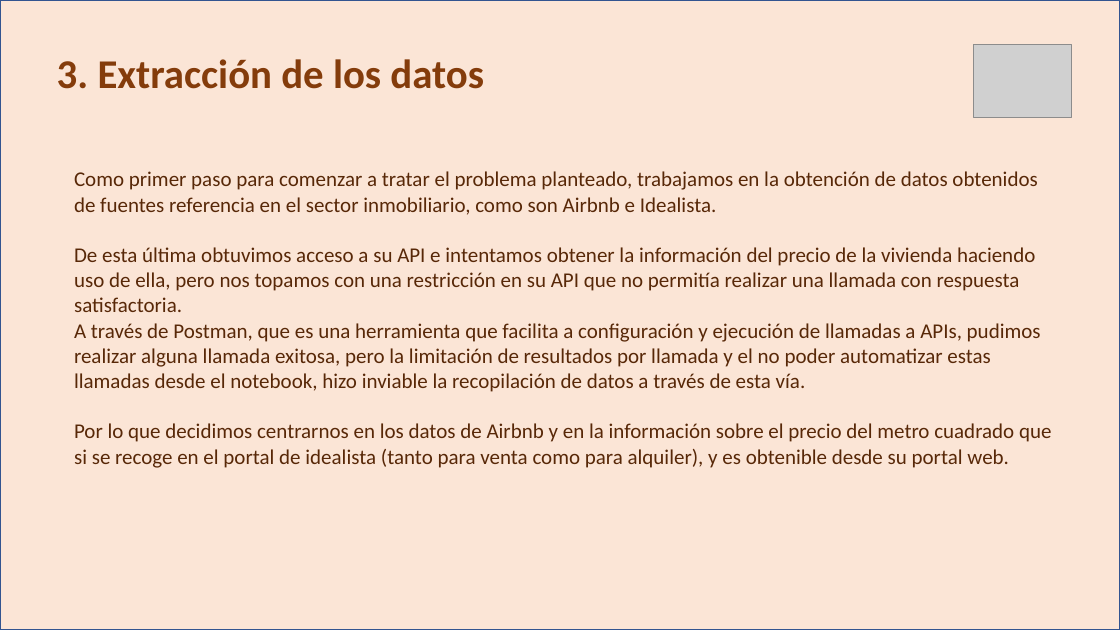
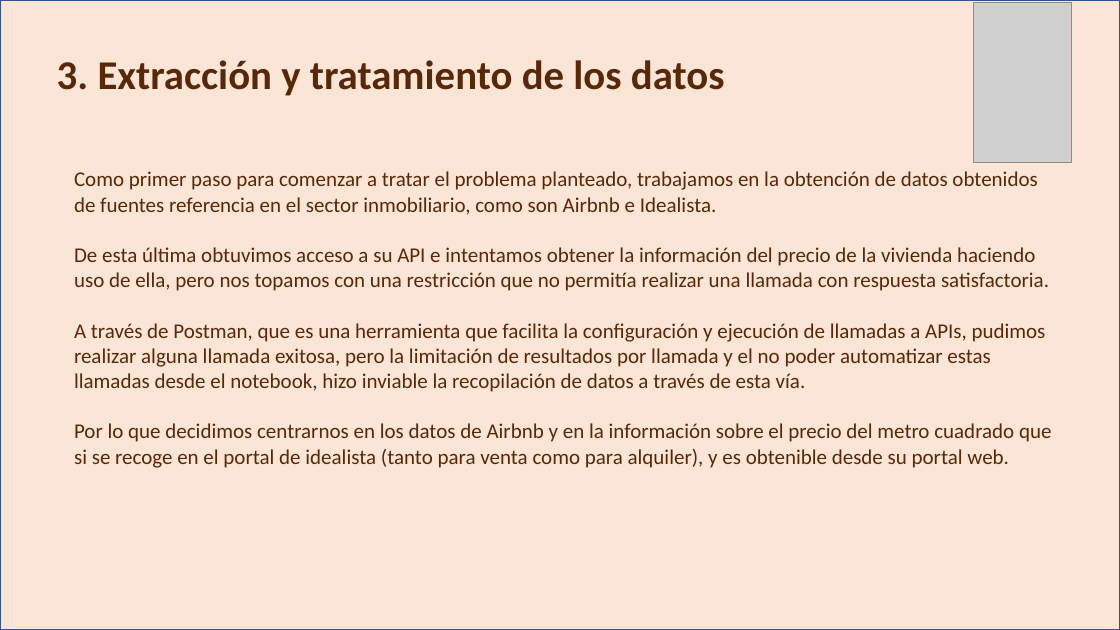
Before and after one commit to JavierPasAg/EDA_Tematica_del_proyecto, a slide deck: slide 5 of PPT.pptx. Drawn at 1120x630 pixels with LibreOffice and Linux fonts; fonts in the diff are those of the drawing; grey boxes stand for pictures. Boxes give left, top, right and bottom in pixels: in the first picture for what was removed or moved away, otherwise in the second. Text is boxed around its words. In the diff, an @@ line names an element or a change of style, - is before the commit and + after.

Commit message:
09/01

```diff
--- a/PPT.pptx
+++ b/PPT.pptx
@@ picture added at bbox=[974, 3, 1071, 162] @@
@@ picture removed at bbox=[974, 44, 1071, 118] @@
@@ text at bbox=[57, 60, 725, 96]: text changed; text colour #843C0B to #582808 @@
-3. Extracción de los datos
+3. Extracción y tratamiento de los datos
@@ text at bbox=[74, 247, 1049, 392]: text changed @@
-De esta última obtuvimos acceso a su API e intentamos obtener la información del precio de la vivienda haciendo uso de ella, pero nos topamos con una restricción en su API que no permitía realizar una llamada con respuesta satisfactoria.
-A través de Postman, que es una herramienta que facilita a configuración y ejecución de llamadas a APIs, pudimos realizar alguna llamada exitosa, pero la limitación de resultados por llamada y el no poder automatizar estas llamadas desde el notebook, hizo inviable la recopilación de datos a través de esta vía.
+De esta última obtuvimos acceso a su API e intentamos obtener la información del precio de la vivienda haciendo uso de ella, pero nos topamos con una restricción que no permitía realizar una llamada con respuesta satisfactoria.
+A través de Postman, que es una herramienta que facilita la configuración y ejecución de llamadas a APIs, pudimos realizar alguna llamada exitosa, pero la limitación de resultados por llamada y el no poder automatizar estas llamadas desde el notebook, hizo inviable la recopilación de datos a través de esta vía.
```
Also in this commit, not shown: 6 other slides changed, 1 slide added, 1 slide removed.
